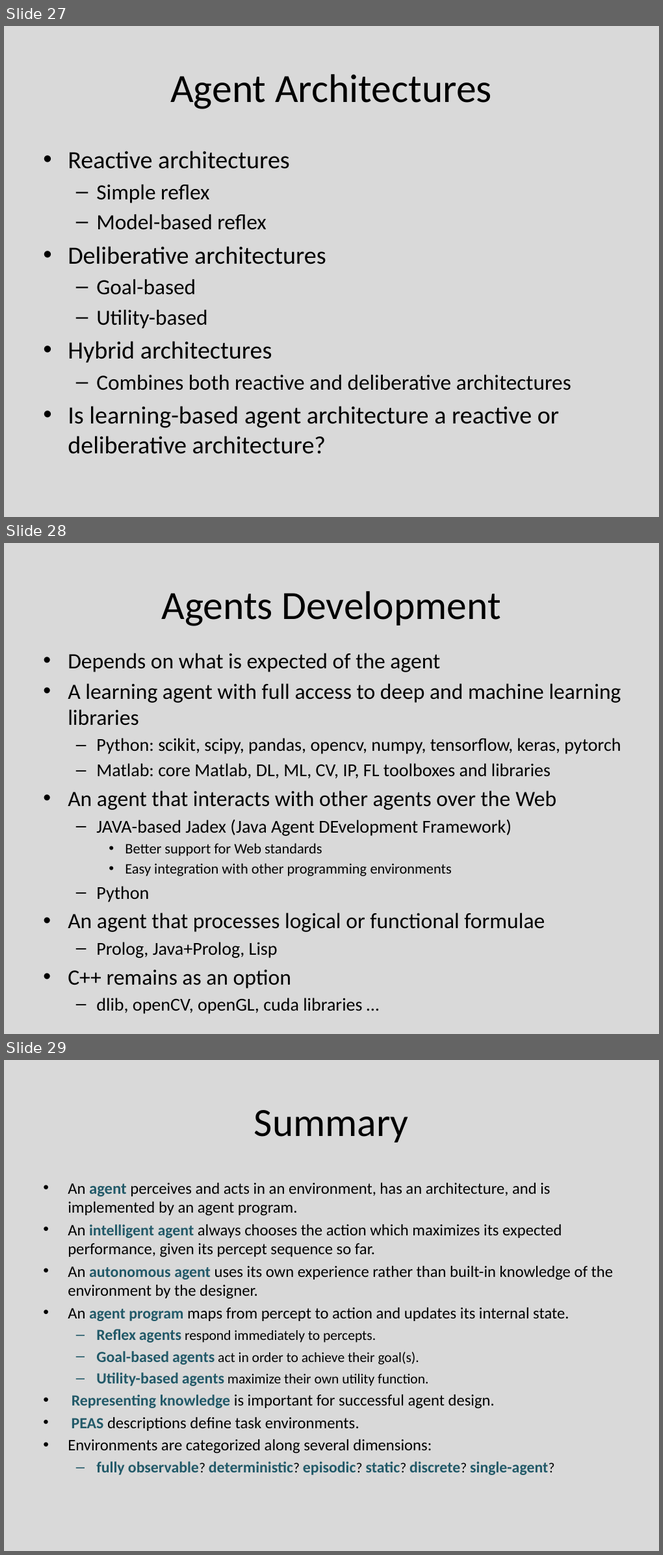
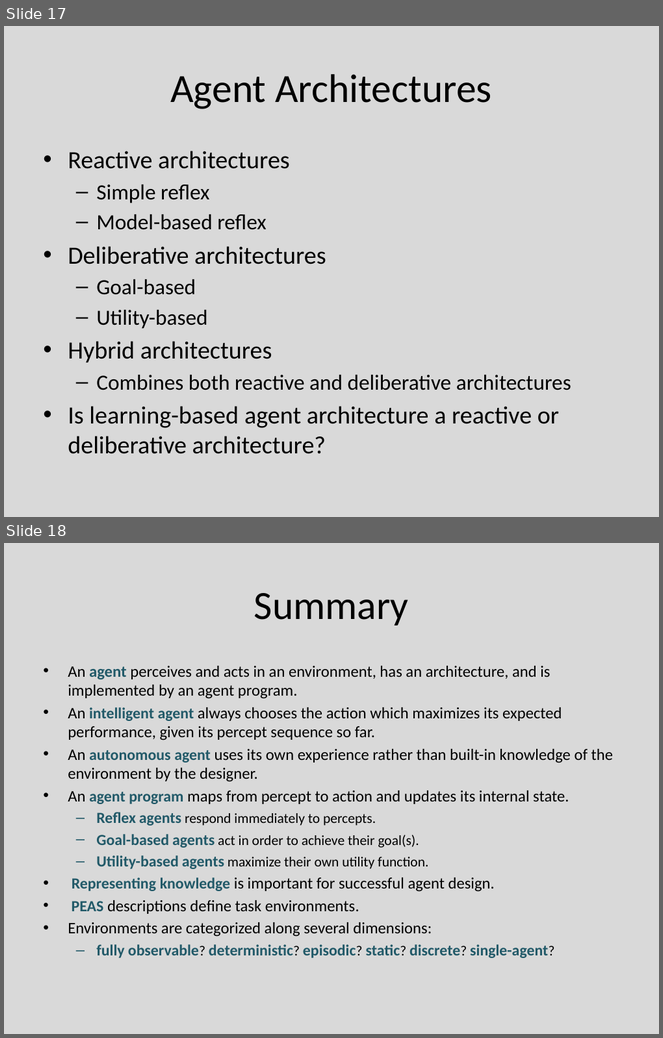
Before and after one commit to Mrtytt/SchoolNotes, a slide deck: 5_Donem_Ders_Notlari/YZ/02_intelligent agents.pptx. Shown one above the other, each under a label of ours: slides 27, 28 and 29 before the commit, slides 17 and 18 after it. The pictures are 663x1555 and 663x1038 pixels, drawn with LibreOffice and Linux fonts; fonts in the diff are those of the drawing. Boxes give left, top, right and bottom in pixels: in the first picture for what was removed or moved away, otherwise in the second. Text is boxed around its words. In the diff, an @@ line names an element or a change of style, - is before the commit and + after.

```diff
--- a/5_Donem_Ders_Notlari/YZ/02_intelligent agents.pptx
+++ b/5_Donem_Ders_Notlari/YZ/02_intelligent agents.pptx
@@ slide 28 removed at (4,543,659,1034), background #D9D9D9 @@
@@ title removed at (161,591,501,626) @@
-Agents Development
@@ text removed at (68,653,622,1014) @@
-• Depends on what is expected of the agent
-• A learning agent with full access to deep and machine learning libraries
-  – Python: scikit, scipy, pandas, opencv, numpy, tensorflow, keras, pytorch
-  – Matlab: core Matlab, DL, ML, CV, IP, FL toolboxes and libraries
-• An agent that interacts with other agents over the Web
-  – JAVA-based Jadex (Java Agent DEvelopment Framework)
-    • Better support for Web standards
-    • Easy integration with other programming environments
-  – Python
-• An agent that processes logical or functional formulae
-  – Prolog, Java+Prolog, Lisp
-• C++ remains as an option
-  – dlib, openCV, openGL, cuda libraries …
@@ what was slide 27 is now slide 17 @@
@@ what was slide 29 is now slide 18 @@
```
Also in this commit, not shown: 10 other slides removed, 8 other files.
